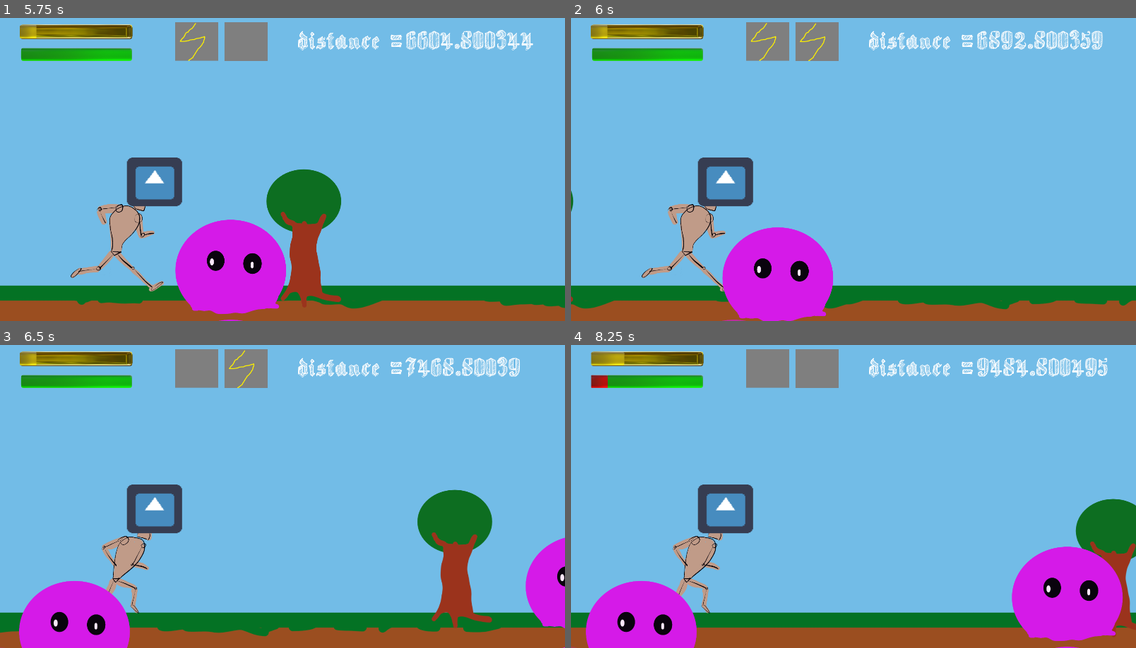
Above: before the commit, frames 1-4 (two rows, left to right).
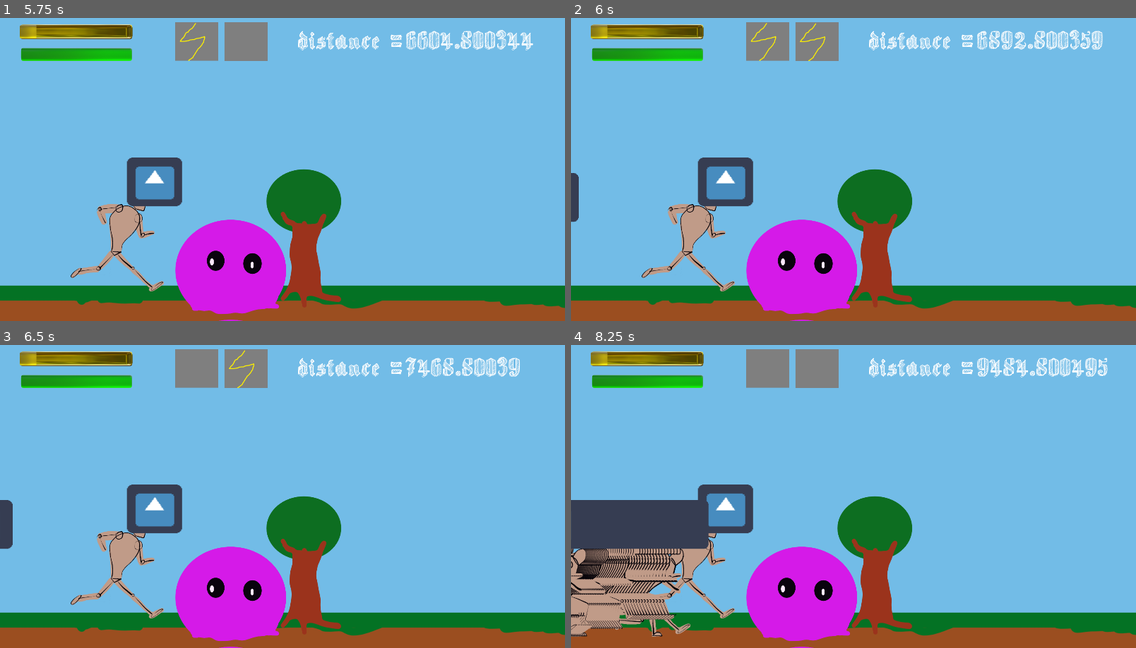
Above: after the commit, the same moments.

Repository: S-Blanco/GMTK_gamejam2023
Game: Godot game, scene res://Src/World/world.tscn
Same seed, same stepped clock (60 frames per second), same inputs: the game is played once before the commit and once after it. The engine's default icon, where the game draws it, is replaced by a stand-in: a white triangle on a blue panel in a dark square.
Inputs:
- Up to frame 1 (5.75 s): tap Enter at 0.5, 0.6, 1.35, 2.1, 2.85, 3.6, 4.35, 5.1 s; hold Right (ui_right) 0.53-1.28 s; tap Space at 0.77, 1.52, 3.02, 3.77, 4.52 s; hold Right (ui_right) 2.03-3.53 s
- Up to frame 2 (6 s): hold Right (ui_right) from 5.78 s (still down); tap Enter at 5.85 s
- Up to frame 3 (6.5 s): keep holding Right (ui_right); tap Space at 6.02 s
- Up to frame 4 (8.25 s): tap Enter at 6.6, 7.35, 8.1 s; tap Space at 6.77, 7.52 s; release Right (ui_right) at 8.03 s

Frame 1 is identical in both runs. In frame 2, 8.0% of the frame differs, in the area x 0-100%, y 49-100%; in frame 3, 19%; in frame 4, 27%, in the area x 0-100%, y 2-100%.

Commit message:
Player spawner + death added but many bugs

Diff:
--- a/Game/Src/Characters/Character.gd
+++ b/Game/Src/Characters/Character.gd
@@ -3,6 +3,8 @@
 onready var anim = $AnimationPlayer
 onready var animTree = $AnimationTree
 onready var animState = animTree.get("parameters/playback")
+
+signal died
 
 # Called when the node enters the scene tree for the first time.
 func _ready():
@@ -13,8 +15,12 @@
 #func _process(delta):
 #	pass
 
+func die():
+	death_animation()
+	emit_signal("died")
+	queue_free()
+
 func death_animation():
 	anim.get_animation("Disappear")
 	anim.play()
-	queue_free()
 	pass
--- a/Game/Src/TestEnemyMovement.gd
+++ b/Game/Src/TestEnemyMovement.gd
@@ -13,11 +13,13 @@
 onready var isSlowing = false
 onready var isRunning = true
 
-export(PackedScene) var Enemy_scn = preload("res://Src/Characters/Enemy.tscn")
+export(PackedScene) var enemyScn = preload("res://Src/Characters/Enemy.tscn")
+export(PackedScene) var playerScn = preload("res://Src/Characters/Character.tscn")
 export(int) var startSlow = 1200
-export(int) var spawn_position = 2800
+export(int) var enemySpawnX = 2800
 export(int) var spawn_y = 820
 export(float) var slowTime = 1.5
+export(int) var playerSpawnX = -200
 
 var base_scroll_speed
 var base_pixel_speed
@@ -40,12 +42,12 @@
 
 # Called when the node enters the scene tree for the first time.
 func _ready():
-
 	base_scroll_speed = Bckgnd.scroll_speed
 	base_pixel_speed = base_scroll_speed*Bckgnd.texture.get_size().x
 	curr_pixel_speed = base_pixel_speed
 	curr_scroll_speed = base_scroll_speed
 	init_child_num = len(self.get_children())
+	$Character.connect('died',self,'spawn_player',[playerSpawnX])
 	pass # Replace with function body.
 
 # Called every frame. 'delta' is the elapsed time since the previous frame.
@@ -59,11 +61,11 @@
 	GlobalVariables.distance = scrollDist
 
 # Enemy spawn
-#	print(scrollDist,' ',fmod(scrollDist,spawn_position),' ',delta*curr_pixel_speed,' ',spawn_position-delta*curr_pixel_speed)
-	if (spawn_position-delta*curr_pixel_speed<fmod(scrollDist,spawn_position)) || (fmod(scrollDist,spawn_position)<delta*curr_pixel_speed):
-#		print('should spawn',' ',fmod(scrollDist,spawn_position))
-		New_enemy = Enemy_scn.instance()
-		New_enemy.set_global_position(Vector2(spawn_position,spawn_y))
+#	print(scrollDist,' ',fmod(scrollDist,enemySpawnX),' ',delta*curr_pixel_speed,' ',enemySpawnX-delta*curr_pixel_speed)
+	if (enemySpawnX-delta*curr_pixel_speed<fmod(scrollDist,enemySpawnX)) || (fmod(scrollDist,enemySpawnX)<delta*curr_pixel_speed):
+#		print('should spawn',' ',fmod(scrollDist,enemySpawnX))
+		New_enemy = enemyScn.instance()
+		New_enemy.set_global_position(Vector2(enemySpawnX,spawn_y))
 		New_enemy.pixel_speed=curr_pixel_speed
 		add_child(New_enemy)
 
@@ -77,10 +79,12 @@
 
 	if Input.is_action_pressed("ui_right") && not isRunning:
 		print('let s run again')
-		closest_enemy.die()
+#		closest_enemy.die()
 #		yield(children[init_child_num],'died')
 #		yield(children[init_child_num].anim,"finished")
-		move_again(children,Bckgnd)
+#		move_again(children,Bckgnd)
+#		$Character.die()
+		spawn_player(playerSpawnX)
 #func slow_down(closest_enemy,startX,endX,slowTime):
 #	var tween = get_node("Tween")
 #	curr_pixel_speed = 0.0
@@ -106,7 +110,8 @@
 func woah_there(children,bckgnd):
 	bckgnd.set_scroll_speed(0.0)
 	for i in range(init_child_num,len(children)):
-		children[i].pixel_speed = 0.0
+		if not children[i].get("pixel_speed") == null:
+			children[i].pixel_speed = 0.0
 	charPlayer.stop()
 	isRunning = false
 	pass
@@ -135,3 +140,13 @@
 	else:
 		power2_toggle.change_to_empty_texture()
 		power_slots[1] = 0
+
+func spawn_player(position):
+	var newPlayer
+	newPlayer = playerScn.instance()
+	newPlayer.set_global_position(Vector2(position,spawn_y))
+	add_child(newPlayer)
+	var tween = get_node("Tween")
+	tween.interpolate_property(newPlayer, "position:x",position,242,2,Tween.TRANS_CUBIC, Tween.EASE_IN)
+	tween.start()
+	pass
